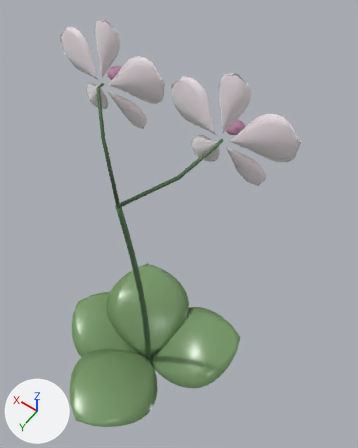
Before and after pictures for a commit that changed the glTF model www/models/flowers/orchid-common-v2.glb.
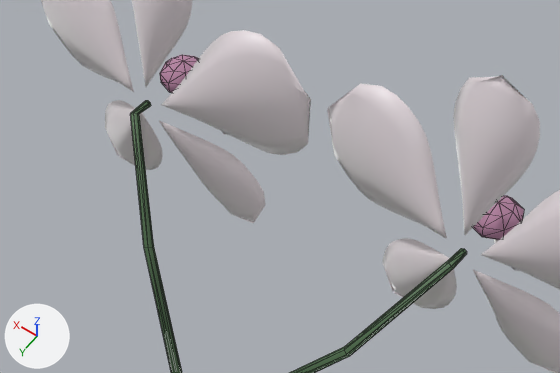
Each version appears first whole from a camera (50 mm lens) standing at (-0.811, 0.832, 2.802) and looking at (-0.047, -0.238, 1.12), and next in a close-up on the part from 13% to 72% of the width and 10% to 42% of the height. Arrows for +X, +Y and +Z are at lower left; the lights stay in place. The older version's two pictures come first. The close-ups show mesh edges as thin lines. Vertices at exactly the same position are counted once.

In view in the first close-up: 'orchid-common-v2-center', 'orchid-common-v2-petal', 'orchid-common-v2-stem'.
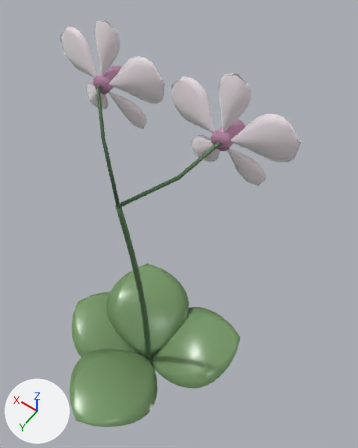
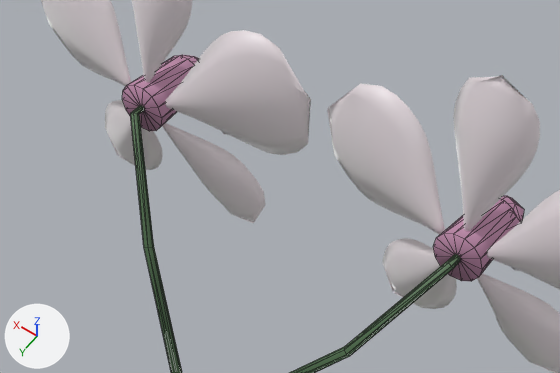
Pixel boxes (x1, y1, x2, y2) of what changed, in the close-ups (560 x 373 px):
'orchid-common-v2-center', reshaped (10% wider, 22% taller)
    before: (160, 55, 524, 240)
    after: (122, 55, 524, 281)
part 1 of me_orchid_common_v2_center, added (purple)
    after: (433, 199, 515, 281)
part 2 of me_orchid_common_v2_center, added (purple)
    after: (122, 55, 194, 131)

The change in detail:
me_orchid_common_v2_center is used by ob_orchid_common_v2_center; location (0.0, 0.0, 0.0).
me_orchid_common_v2_center had 96 vertices, 160 faces and spanned x -0.278..0.278, y -0.301..-0.234, z 1.718..1.763.
me_orchid_common_v2_center now has 208 vertices, 328 faces and spans x -0.279..0.279, y -0.301..-0.179, z 1.707..1.774.
me_orchid_common_v2_center part 1: a new loose piece of 56 vertices spanning x -0.279..-0.211, y -0.269..-0.179, z 1.707..1.774, in mat_orchid_center.
me_orchid_common_v2_center part 2: a new loose piece of 56 vertices spanning x 0.211..0.279, y -0.269..-0.179, z 1.707..1.774, in mat_orchid_center.
